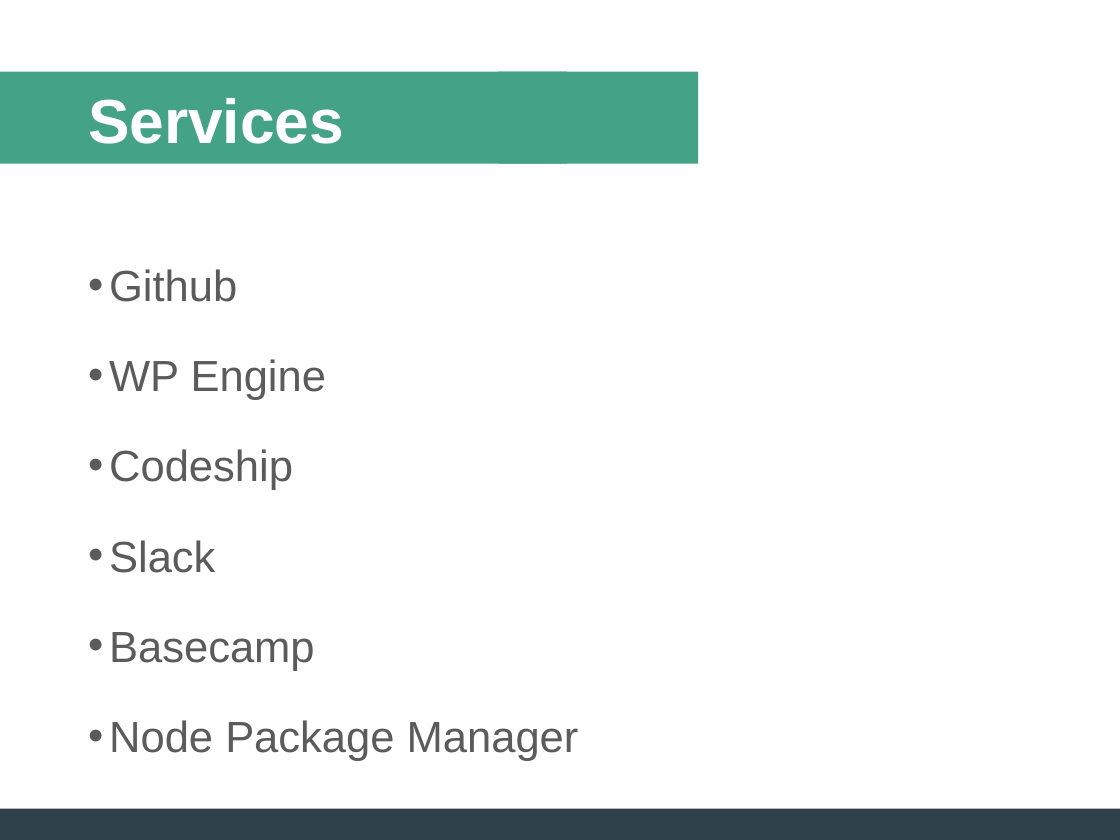
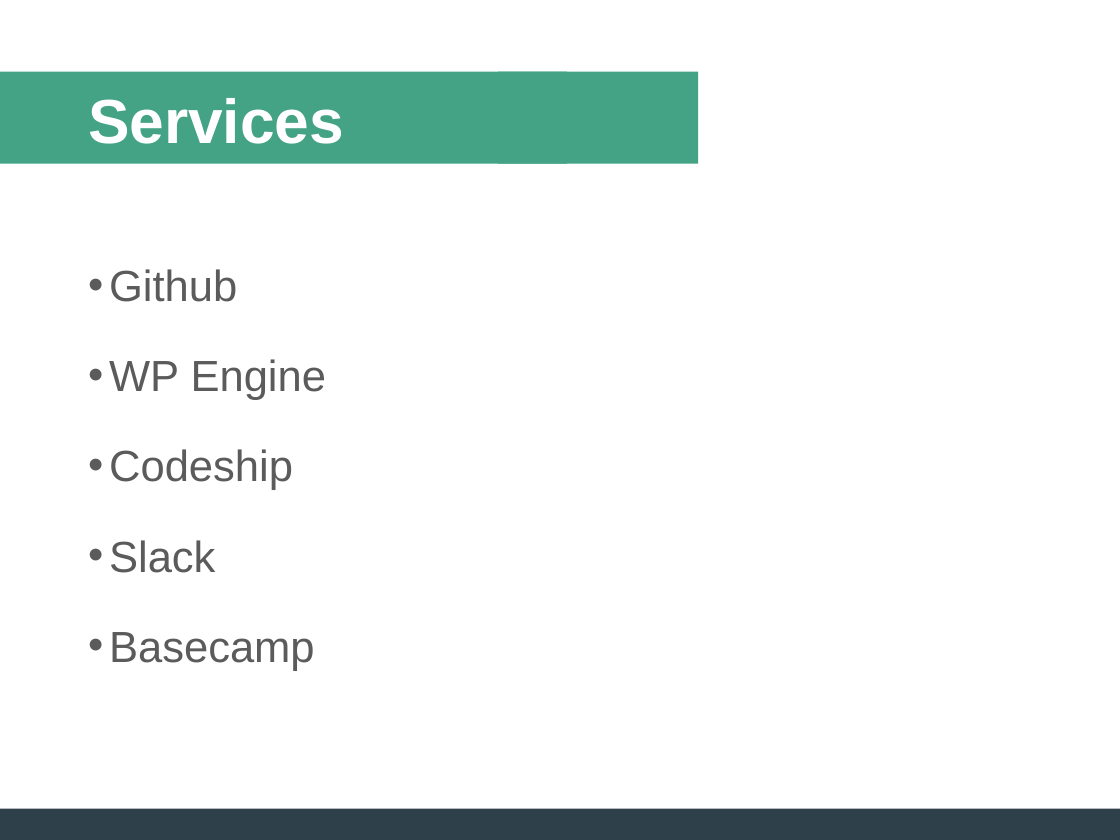
Before and after one commit to ZachWatkins/Presentation-Building-Deploying-Maintaining-WordPress-Sites, a slide deck: slide 8 of WordPress-Presentation.pptx. Drawn at 1120x840 pixels with LibreOffice and Linux fonts; fonts in the diff are those of the drawing. Boxes give left, top, right and bottom in pixels: in the first picture for what was removed or moved away, otherwise in the second. Text is boxed around its words. In the diff, an @@ line names an element or a change of style, - is before the commit and + after.

```diff
--- a/WordPress-Presentation.pptx
+++ b/WordPress-Presentation.pptx
@@ text at [109, 720, 579, 761]: paragraph removed @@
-• Node Package Manager
```
Also in this commit, not shown: 13 other slides changed, 4 slides added.
